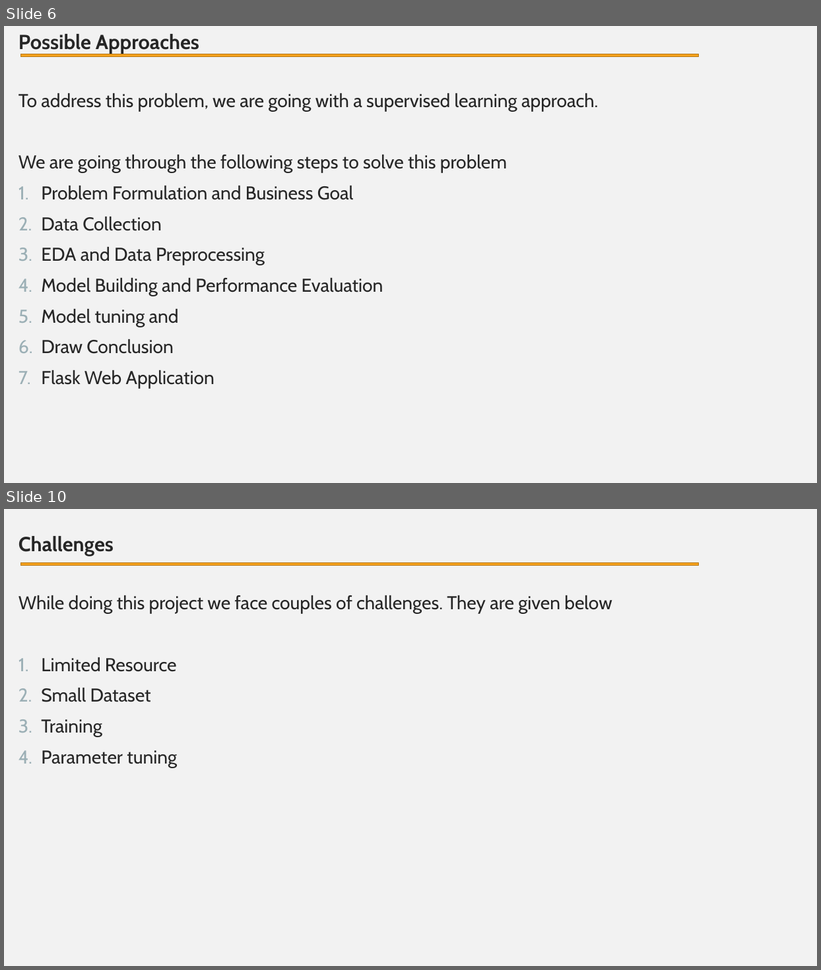
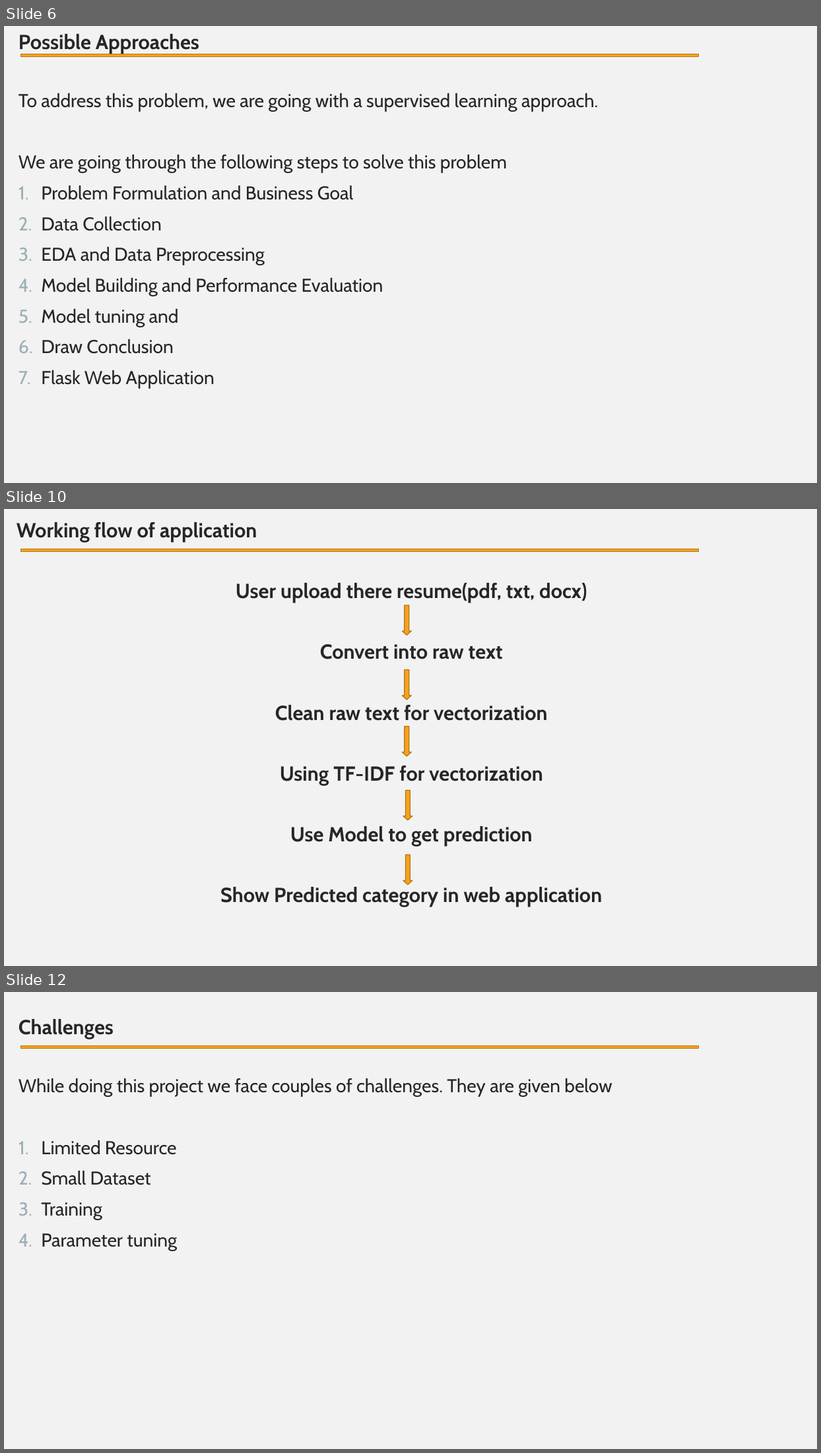
Before and after one commit to KhageshorGiri/ResumeParser, a slide deck: Resume_Parser.pptx. Shown one above the other, each under a label of ours: slides 6 and 10 before the commit, slides 6, 10 and 12 after it; the slides between them are not shown. The pictures are 821x970 and 821x1453 pixels, drawn with LibreOffice and Linux fonts; fonts in the diff are those of the drawing. Boxes give left, top, right and bottom in pixels: in the first picture for what was removed or moved away, otherwise in the second. Text is boxed around its words. In the diff, an @@ line names an element or a change of style, - is before the commit and + after.

Commit message:
updating presentation

```diff
--- a/Resume_Parser.pptx
+++ b/Resume_Parser.pptx
@@ slide 10 added at [4,509,817,966], background #F2F2F2 @@
@@ text added at [17,522,602,907], 24 pt, text #262626, bold @@
+Working flow of application
+User upload there resume(pdf, txt, docx)
+Convert into raw text
+Clean raw text for vectorization
+Using TF-IDF for vectorization
+Use Model to get prediction
+Show Predicted category in web application
@@ rectangle added at [20,549,699,552], fill #F6A21D, outline #B67815 1 pt @@
@@ down arrow added at [403,605,411,635], fill #F6A21D, outline #B67815 1 pt @@
@@ down arrow added at [403,670,411,700], fill #F6A21D, outline #B67815 1 pt @@
@@ down arrow added at [403,727,411,757], fill #F6A21D, outline #B67815 1 pt @@
@@ down arrow added at [403,791,413,821], fill #F6A21D, outline #B67815 1 pt @@
@@ down arrow added at [403,855,413,885], fill #F6A21D, outline #B67815 1 pt @@
@@ what was slide 10 is now slide 12 @@
```
Also in this commit, not shown: 3 slides changed, 1 other slide added, 1 slide removed, 1 other file.
